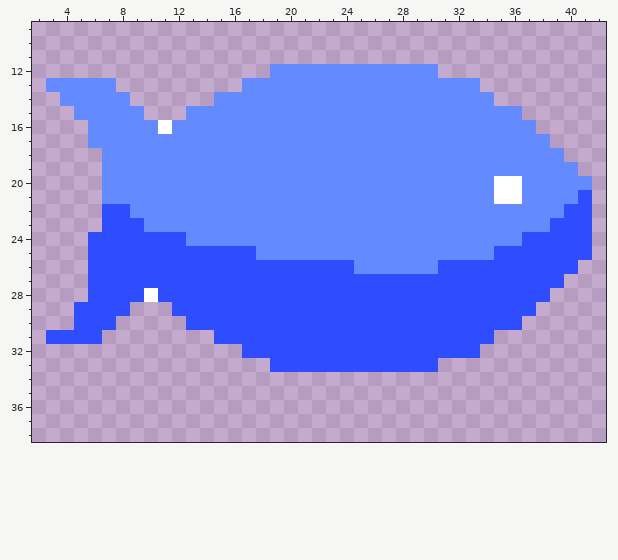
Two versions of one pixel-art sprite, Manzo/assets/images/Fish1.png. Above: the version before the commit.
The file is 45x45 pixels. Colours within 5 levels of each other are drawn and written as one. Shown: x 2..42, y 9..38.
After:
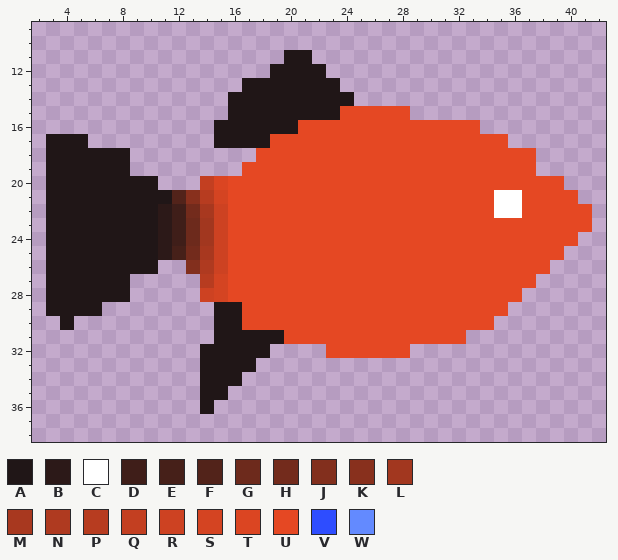
Palette (. is transparent): A #201617  B #2c1918  C #ffffff  D #3f1e19  E #462019  F #52231a  G #6d2a1c  H #732b1c  J #822f1d  K #88301d  L #a2371f  M #a8381f  N #af3a20  P #b73c20  Q #c33f21  R #cd4222  S #d44422  T #db4522  U #e54823  V #2e4dff  W #638aff
The edit:
Changed rows in their new state; - is an unchanged pixel.
first column x 3:
11 -----------------AA--------------------
12 ----------------AAAA........-----------
13 .....---------AAAAAAA..........--------
14 -.....------.AAAAAAAAA..........-------
15 --.....---...AAAAAAAAUUUUU........-----
16 ---.........AAAAAAUUUUUUUUUUUUU....----
17 AAA.........AAAAUUUUUUUUUUUUUUUUU...---
18 AAAAAA.........UUUUUUUUUUUUUUUUUUUU..--
19 AAAAAA........UUUUUUUUUUUUUUUUUUUUU...-
20 AAAAAAAA...QTUUUUUUUUUUUUUUUUUUUUUUUU..
21 AAAAAAAAAFKPSUUUUUUUUUUUUUUUUUUU--UUUU.
22 AAAAAAAABDHMRUUUUUUUUUUUUUUUUUUUCCUUUUU
23 AAAAAAAABDGLRUUUUUUUUUUUUUUUUUUUUUUUUUU
24 AAAAAAAABDGLRUUUUUUUUUUUUUUUUUUUUUUUUU.
25 AAAAAAAABEHMRUUUUUUUUUUUUUUUUUUUUUUUU..
26 AAAAAAAA..JNRUUUUUUUUUUUUUUUUUUUUUUU..-
27 AAAAAA.....PSUUUUUUUUUUUUUUUUUUUUUU..--
28 AAAAAA.....RSUUUUUUUUUUUUUUUUUUUUU..---
29 AAAA..---...AAUUUUUUUUUUUUUUUUUUU..----
30 -A...-----..AAUUUUUUUUUUUUUUUUUU..-----
31 ....--------AAAAAUUUUUUUUUUUUU..-------
32 -----------AAAAA....UUUUUU.....--------
33 -----------AAAA-............-----------
34 -----------AAA-------------------------
35 -----------AA--------------------------
36 -----------A---------------------------
